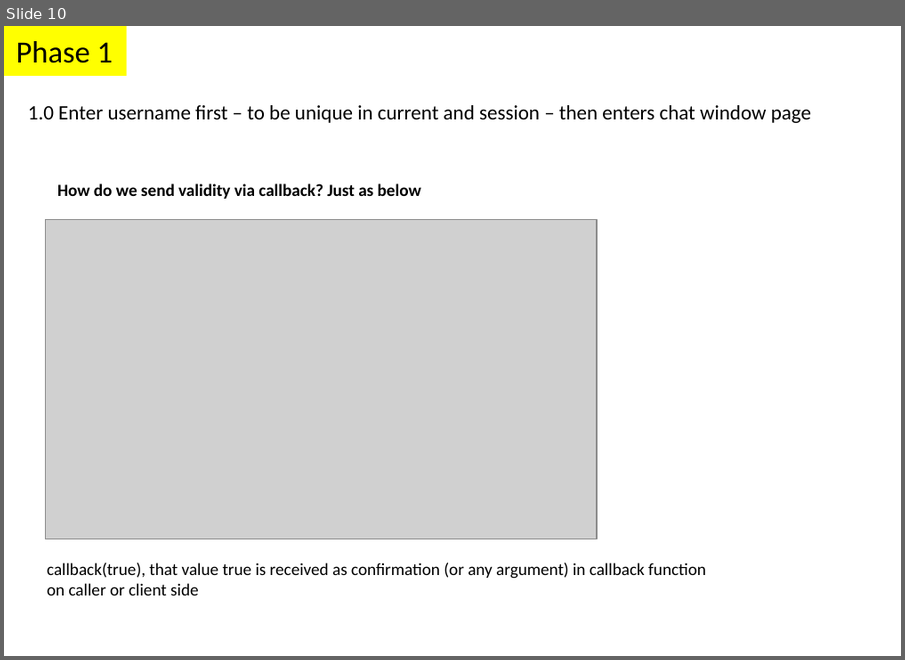
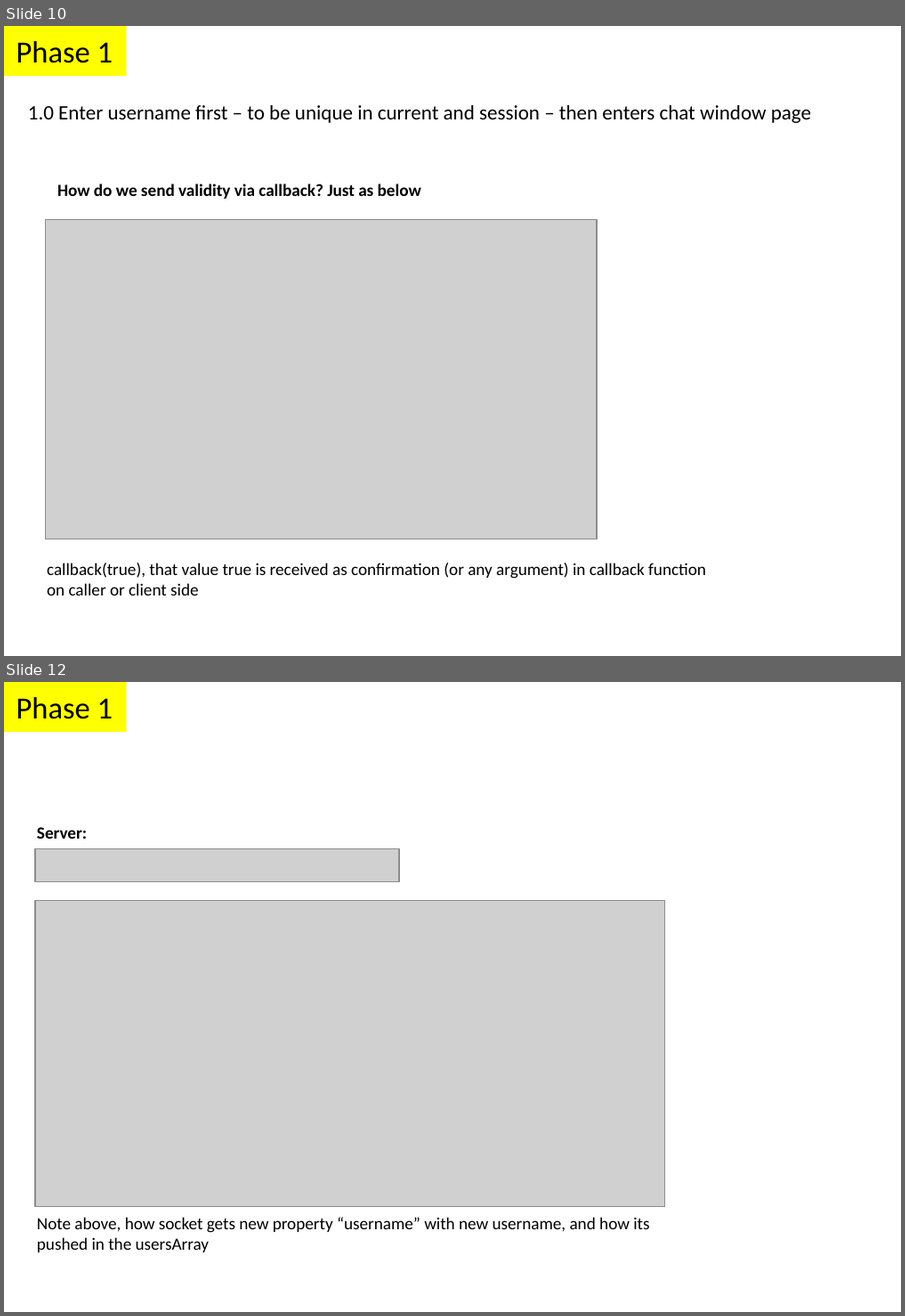
Before and after one commit to parthi2929/awesome-socket-io, a slide deck: Illustrations.pptx. Shown one above the other, each under a label of ours: slide 10 before the commit, slides 10 and 12 after it; the slides between them are not shown. The pictures are 905x660 and 905x1316 pixels, drawn with LibreOffice and Linux fonts; fonts in the diff are those of the drawing; grey boxes stand for pictures. Boxes give left, top, right and bottom in pixels: in the first picture for what was removed or moved away, otherwise in the second. Text is boxed around its words. In the diff, an @@ line names an element or a change of style, - is before the commit and + after.

```diff
--- a/Illustrations.pptx
+++ b/Illustrations.pptx
@@ slide 12 added at <box>4,682,901,1312</box>, background #FFFFFF @@
@@ rectangle added at <box>4,682,127,731</box>, fill #FFFF00, 18 pt, text #000000 @@
+Phase 1
@@ text added at <box>37,827,87,839</box>, 10 pt, text #000000, bold @@
+Server:
@@ picture added at <box>35,849,399,883</box> @@
@@ picture added at <box>35,900,664,1207</box> @@
@@ text added at <box>37,1217,649,1252</box>, 10 pt, text #000000 @@
+Note above, how socket gets new property “username” with new username, and how its pushed in the usersArray
```
Also in this commit, not shown: 2 other slides added, 1 slide removed, 8 other files.
